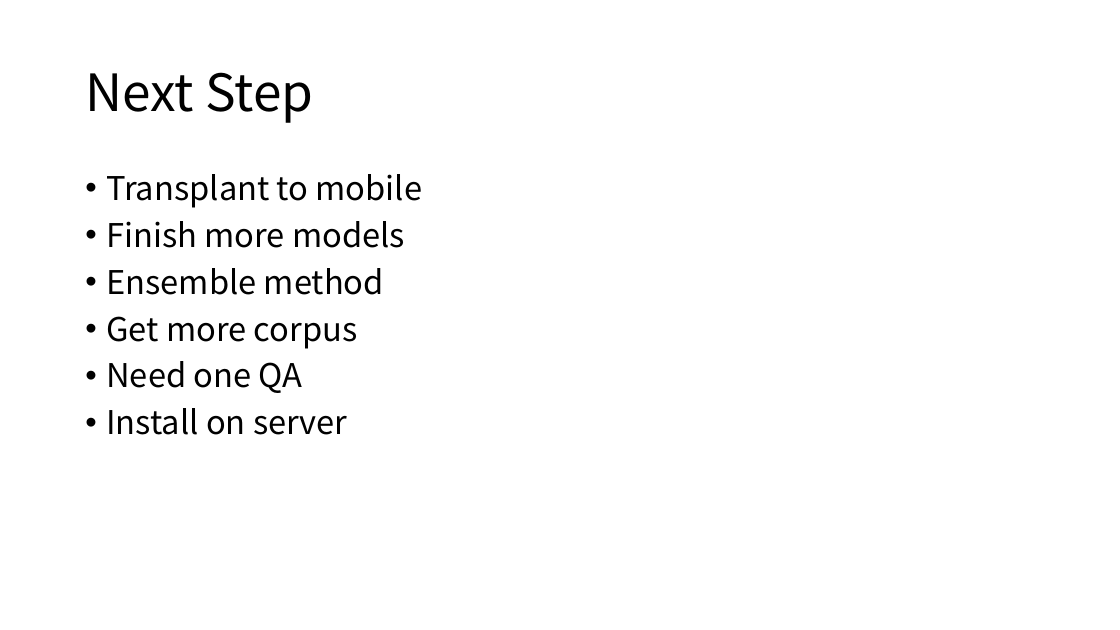
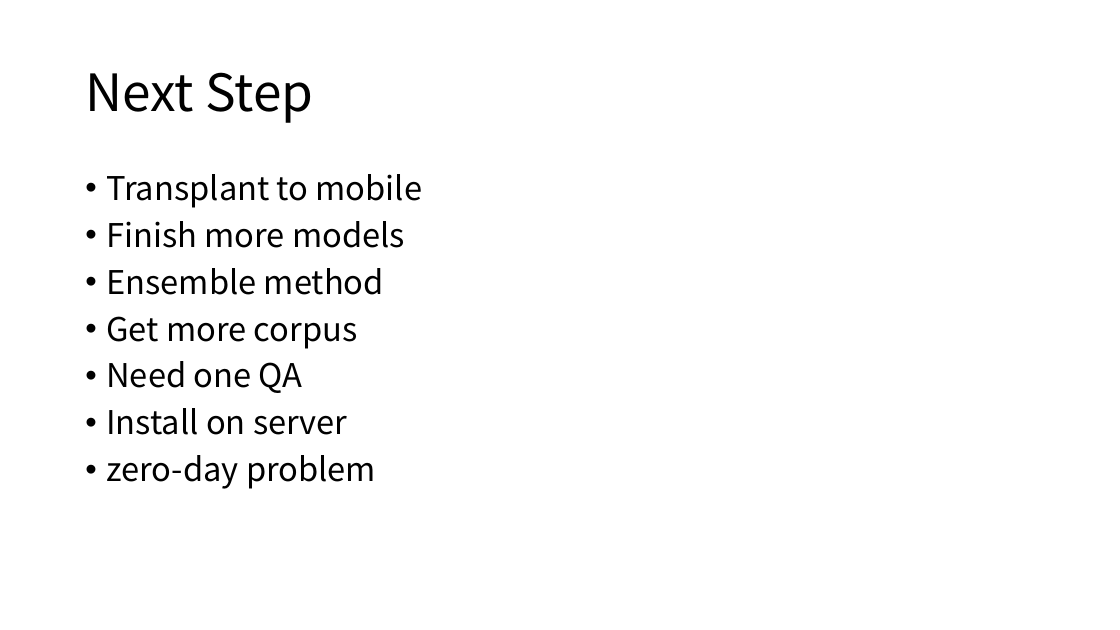
Before and after one commit to wang-zifu/anti-phishing, a slide deck: slide 17 of doc/AI Anti-phishing.pptx. Drawn at 1120x630 pixels with LibreOffice and Linux fonts; fonts in the diff are those of the drawing. Boxes give left, top, right and bottom in pixels: in the first picture for what was removed or moved away, otherwise in the second. Text is boxed around its words. In the diff, an @@ line names an element or a change of style, - is before the commit and + after.

```diff
--- a/doc/AI Anti-phishing.pptx
+++ b/doc/AI Anti-phishing.pptx
@@ text at <box>106,455,376,489</box>: paragraph added @@
+• zero-day problem
```
Also in this commit, not shown: 1 other slide changed, 23 other files.
